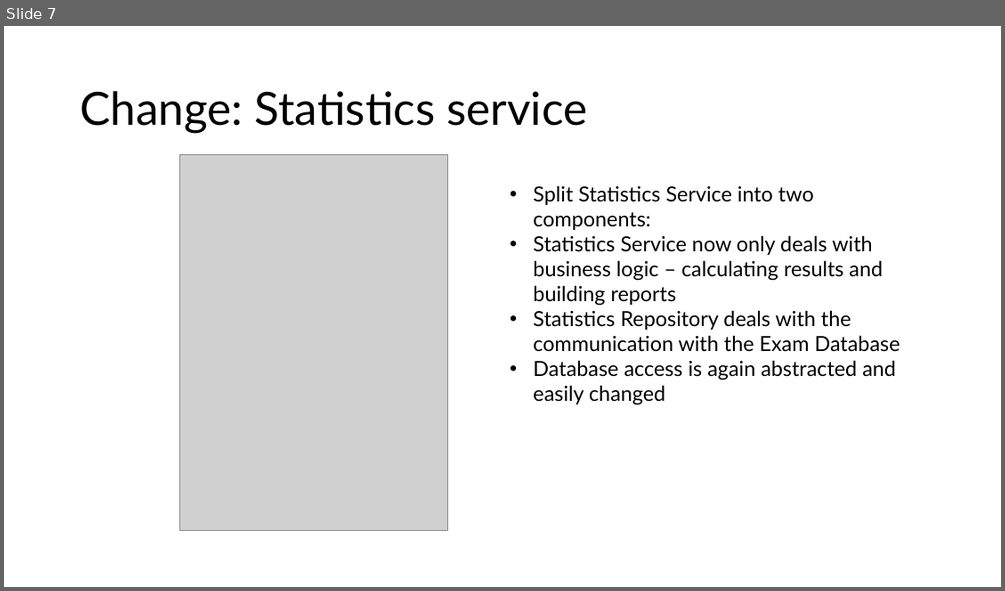
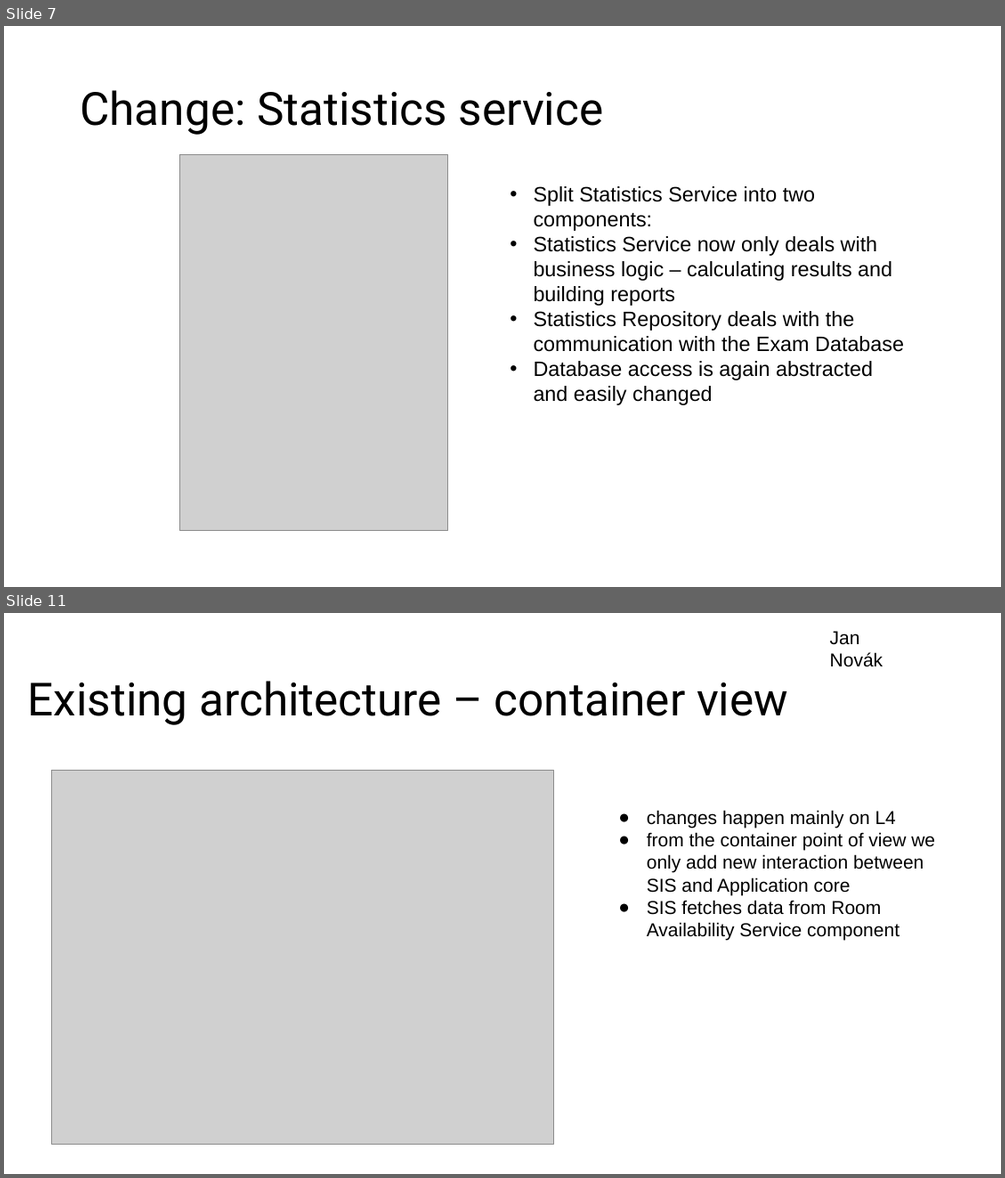
Before and after one commit to Jan-Novak00/Enrollments1, a slide deck: Milestone2/Presentation_Milestone2.pptx. Shown one above the other, each under a label of ours: slide 7 before the commit, slides 7 and 11 after it; the slides between them are not shown. The pictures are 1005x591 and 1005x1178 pixels, drawn with LibreOffice and Linux fonts; fonts in the diff are those of the drawing; grey boxes stand for pictures. Boxes give left, top, right and bottom in pixels: in the first picture for what was removed or moved away, otherwise in the second. Text is boxed around its words. In the diff, an @@ line names an element or a change of style, - is before the commit and + after.

Commit message:
Jan Novák slides

```diff
--- a/Milestone2/Presentation_Milestone2.pptx
+++ b/Milestone2/Presentation_Milestone2.pptx
@@ slide 11 added at (4, 613, 1001, 1174), background #FFFFFF @@
@@ text added at (830, 631, 882, 667), 18 pt, text #000000 @@
+Jan
+Novák
@@ text added at (28, 681, 788, 725), 44 pt, text #000000 @@
+Existing architecture – container view
@@ picture added at (52, 770, 554, 1144) @@
@@ text added at (647, 810, 935, 940), 18 pt, text #000000 @@
+● changes happen mainly on L4
+● from the container point of view we only add new interaction between SIS and Application core
+● SIS fetches data from Room Availability Service component
@@ slide 7 changed as well @@
@@ title "Change: Statistics service" at (80, 90, 604, 135): font Lato to Roboto @@
@@ text "Split Statistics Service into two ..." at (534, 186, 904, 405): font Lato to Arial @@
```
Also in this commit, not shown: 6 other slides changed, 3 other slides added.
